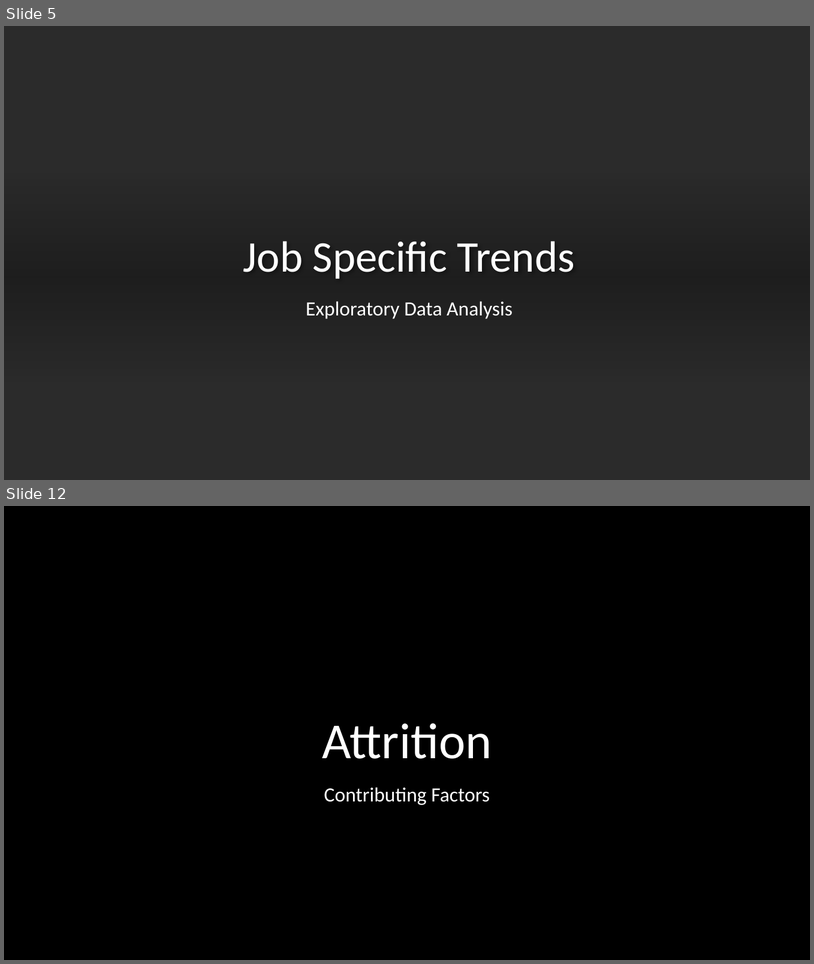
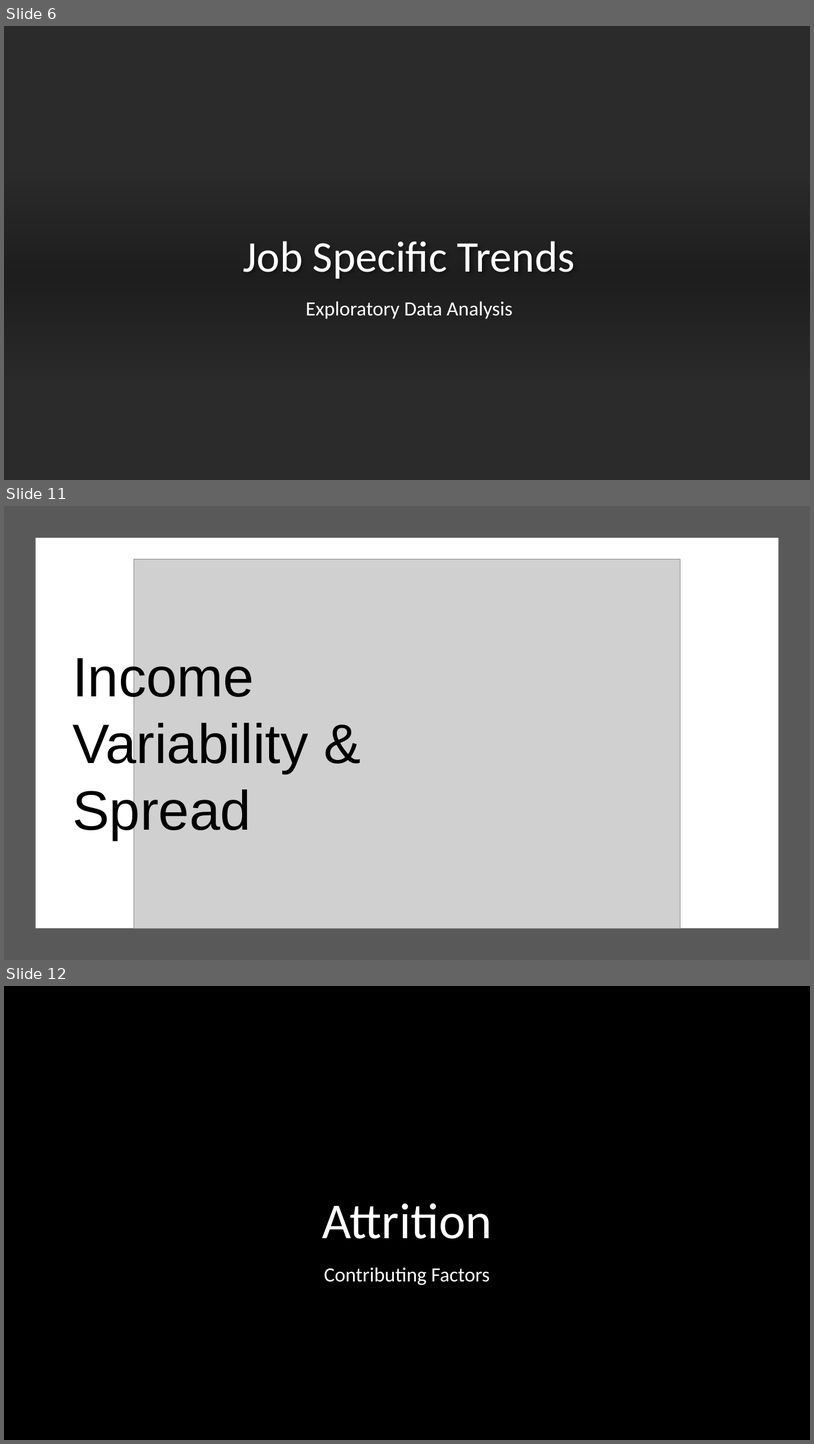
Before and after one commit to jjsmu/CaseStudy2DDS, a slide deck: CaseStudy2.pptx. Shown one above the other, each under a label of ours: slides 5 and 12 before the commit, slides 6, 11 and 12 after it; the slides between them are not shown. The pictures are 814x964 and 814x1444 pixels, drawn with LibreOffice and Linux fonts; fonts in the diff are those of the drawing; grey boxes stand for pictures; background and template pictures are left out; a plain dark background stands for a picture behind light text. Boxes give left, top, right and bottom in pixels: in the first picture for what was removed or moved away, otherwise in the second. Text is boxed around its words. In the diff, an @@ line names an element or a change of style, - is before the commit and + after.

```diff
--- a/CaseStudy2.pptx
+++ b/CaseStudy2.pptx
@@ slide 11 added at (4,506,810,960), background #FFFFFF @@
@@ rectangle added at (4,506,810,960), fill #595959 @@
@@ rectangle added at (35,538,779,928), fill #FFFFFF @@
@@ picture added at (134,559,681,928) @@
@@ text added at (72,652,308,840), 66 pt, text #000000 @@
+Income Variability & Spread
@@ what was slide 5 is now slide 6 @@
```
Also in this commit, not shown: 4 slides changed, 7 other slides added, 8 slides removed.
